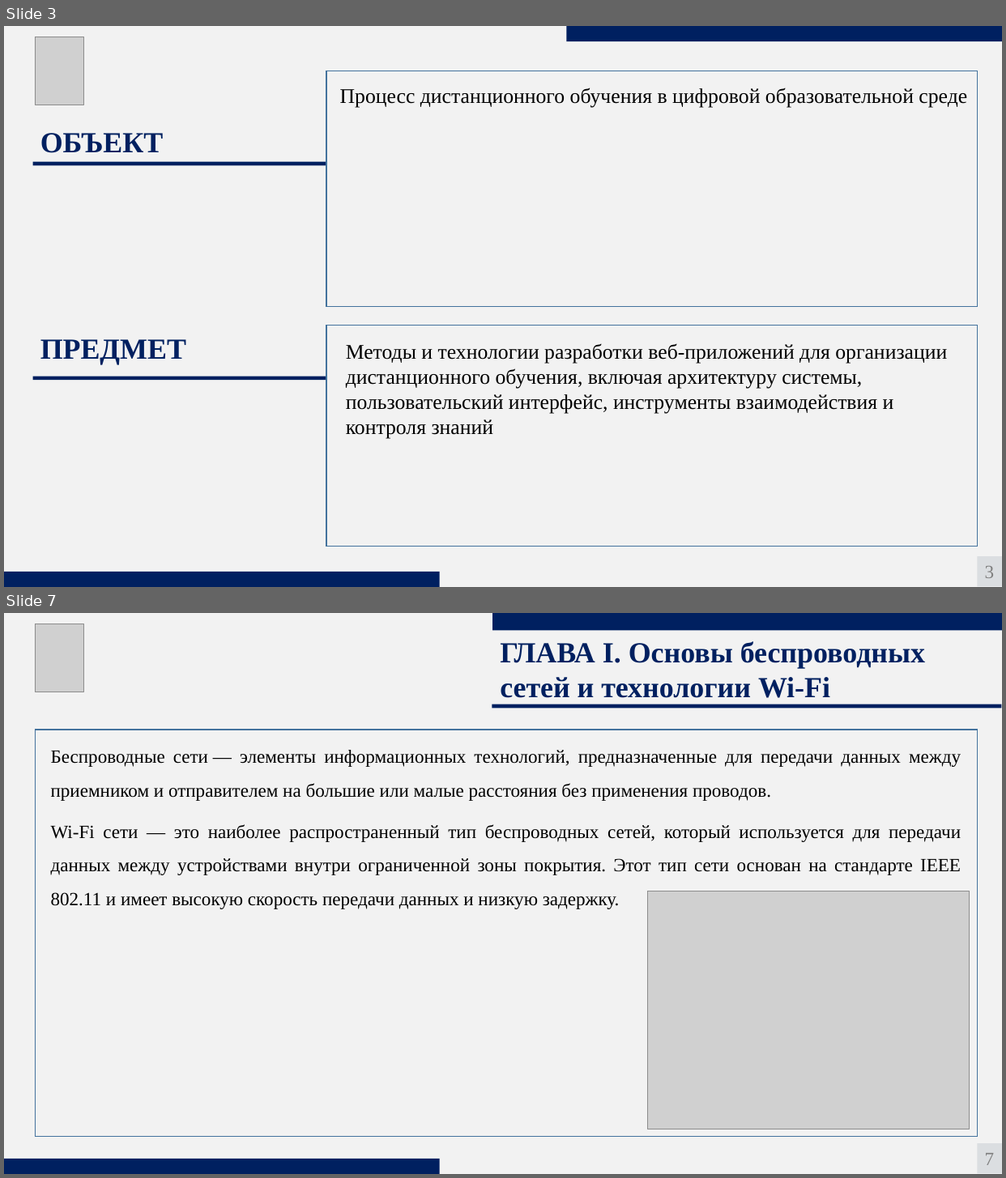
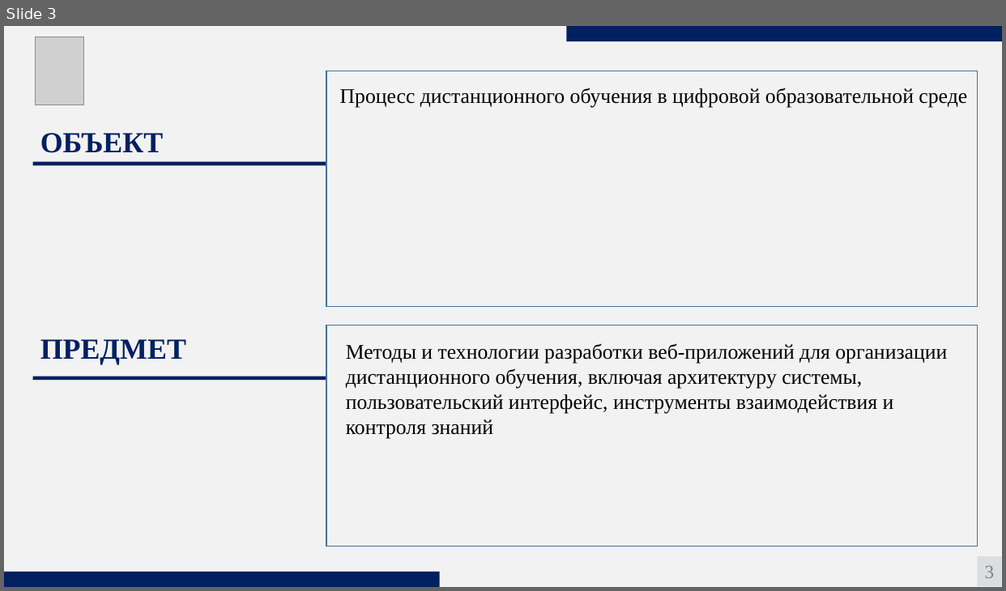
Before and after one commit to aftercraig/Education-Graduate, a slide deck: Дополнительные материалы/Диплом Боритько.pptx. Shown one above the other, each under a label of ours: slides 3 and 7 before the commit, slide 3 after it; the slides between them are not shown. The pictures are 1006x1178 and 1006x591 pixels, drawn with LibreOffice and Linux fonts; fonts in the diff are those of the drawing; grey boxes stand for pictures. Boxes give left, top, right and bottom in pixels: in the first picture for what was removed or moved away, otherwise in the second. Text is boxed around its words. In the diff, an @@ line names an element or a change of style, - is before the commit and + after.

```diff
--- a/Дополнительные материалы/Диплом Боритько.pptx
+++ b/Дополнительные материалы/Диплом Боритько.pptx
@@ slide 7 removed at [4, 613, 1002, 1174], background #F2F2F2 @@
@@ picture removed at [36, 624, 84, 692] @@
@@ rectangle removed at [493, 613, 1002, 630] @@
@@ text removed at [500, 641, 925, 698] @@
-ГЛАВА I. Основы беспроводных сетей и технологии Wi-Fi
@@ rectangle removed at [492, 705, 1002, 708] @@
@@ rectangle removed at [36, 730, 978, 1137] @@
@@ text removed at [51, 750, 961, 801] @@
-Беспроводные сети — элементы информационных технологий, предназначенные для передачи данных между приемником и отправителем на большие или малые расстояния без применения проводов.
@@ text removed at [51, 824, 961, 909] @@
-Wi-Fi сети — это наиболее распространенный тип беспроводных сетей, который используется для передачи данных между устройствами внутри ограниченной зоны покрытия. Этот тип сети основан на стандарте IEEE 802.11 и имеет высокую скорость передачи данных и низкую задержку.
@@ picture removed at [648, 891, 970, 1129] @@
@@ rectangle removed at [978, 1144, 1002, 1174] @@
-7
@@ rectangle removed at [4, 1159, 440, 1174] @@
```
Also in this commit, not shown: 3 slides changed, 5 slides added, 7 other slides removed, 2 other files.
